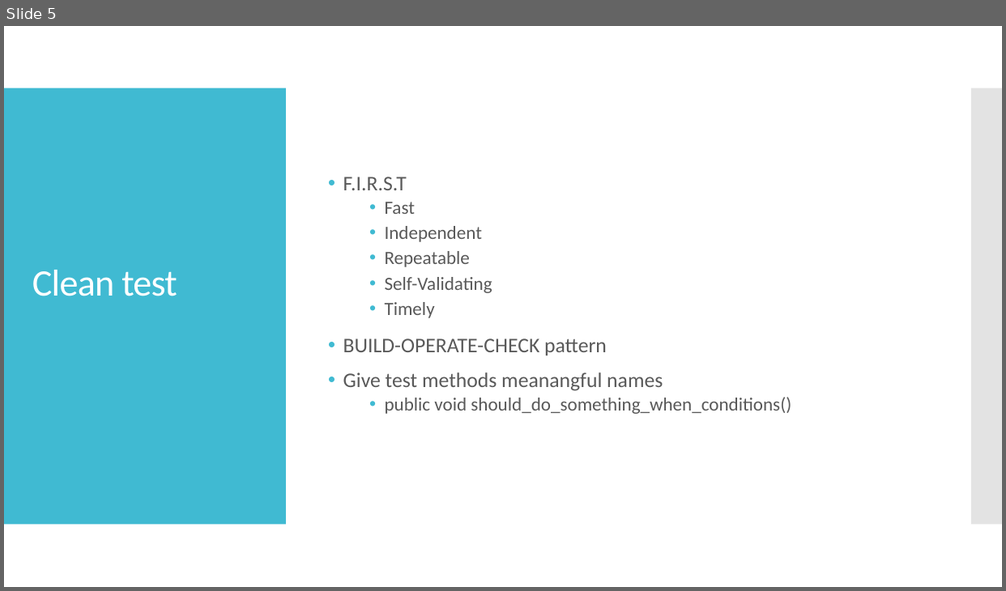
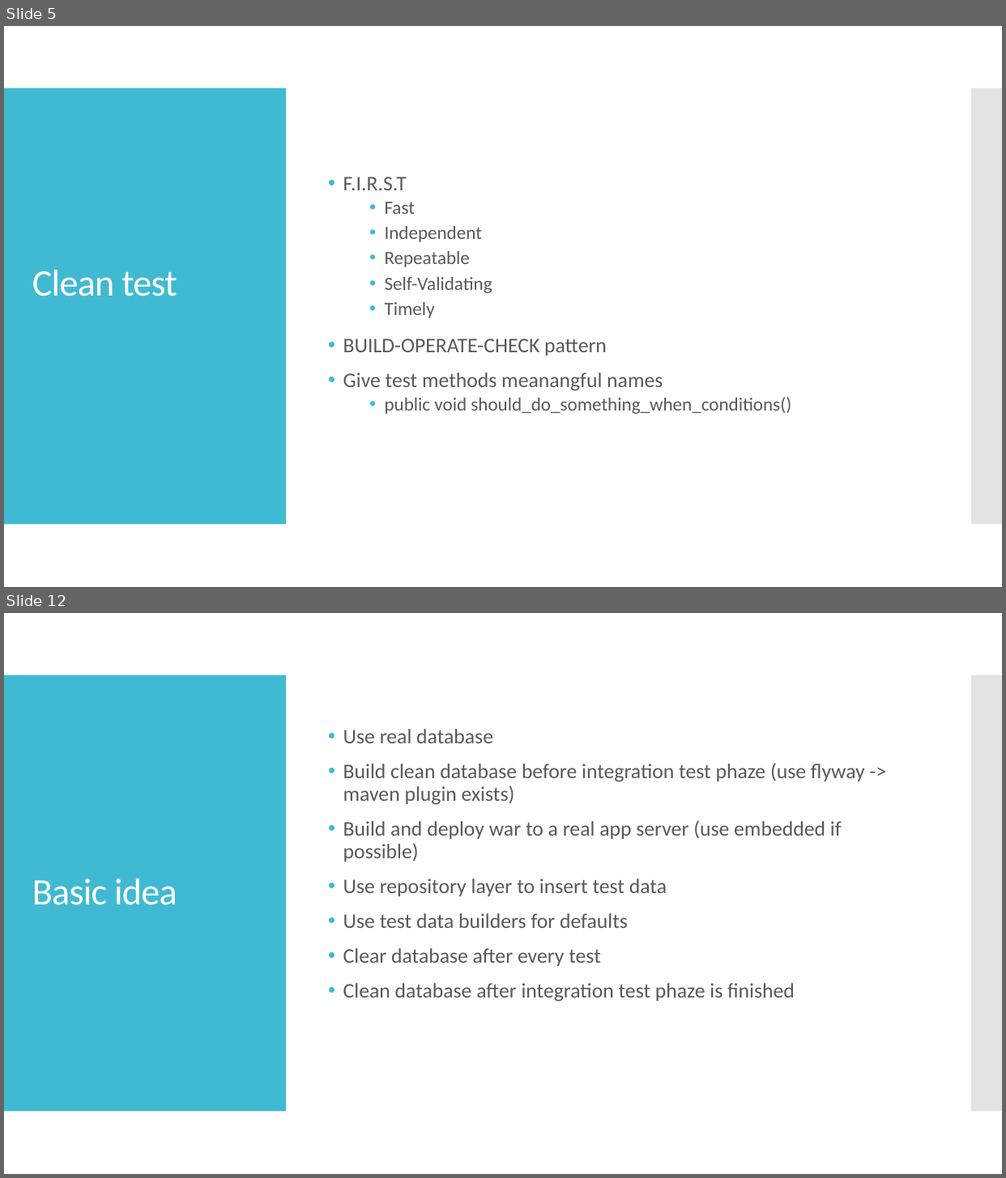
Before and after one commit to ivlahek/presentation.testing, a slide deck: Presentation.pptx. Shown one above the other, each under a label of ours: slide 5 before the commit, slides 5 and 12 after it; the slides between them are not shown. The pictures are 1006x591 and 1006x1178 pixels, drawn with LibreOffice and Linux fonts; fonts in the diff are those of the drawing. Boxes give left, top, right and bottom in pixels: in the first picture for what was removed or moved away, otherwise in the second. Text is boxed around its words. In the diff, an @@ line names an element or a change of style, - is before the commit and + after.

```diff
--- a/Presentation.pptx
+++ b/Presentation.pptx
@@ slide 12 added at <box>4,613,1002,1174</box>, background #FFFFFF; not listed: 2 template elements that a slide beside it also shows @@
@@ text added at <box>343,729,865,1002</box>, 20 pt, text #595959 @@
+• Use real database
+• Build clean database before integration test phaze (use flyway -> maven plugin exists)
+• Build and deploy war to a real app server (use embedded if possible)
+• Use repository layer to insert test data
+• Use test data builders for defaults
+• Clear database after every test
+• Clean database after integration test phaze is finished
@@ title added at <box>32,879,177,905</box>, 36 pt, text #FFFFFF @@
+Basic idea
```
Also in this commit, not shown: 4 slides changed, 4 other slides added, 18 other files.
